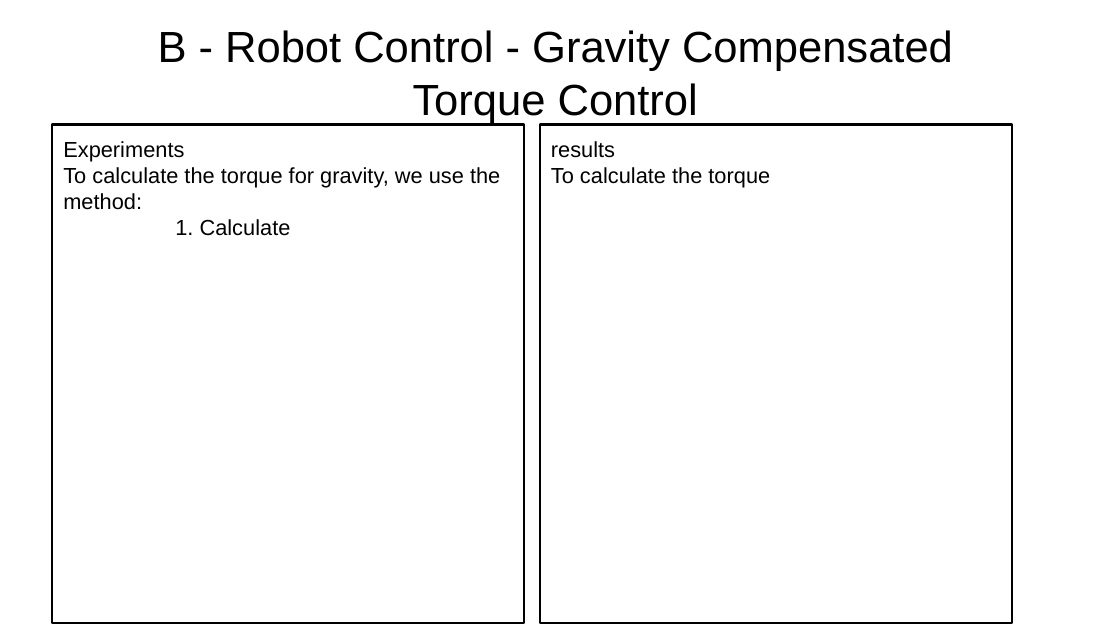
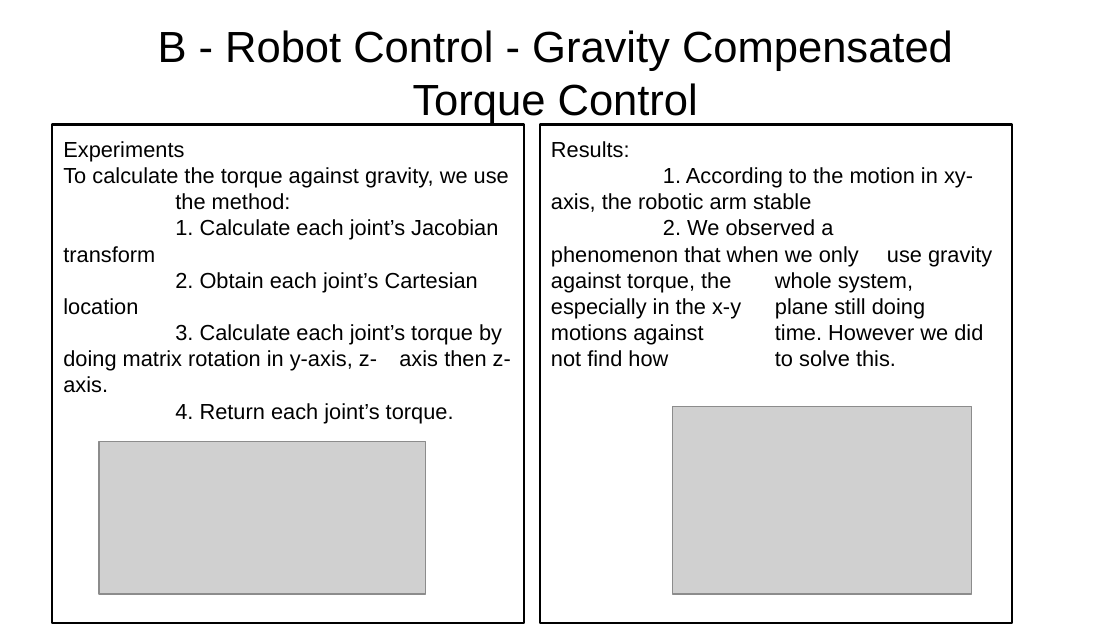
Before and after one commit to HanqinDu/IVR, a slide deck: slide 6 of IVR_assignment_template.pptx (slide 5 before the commit). Drawn at 1120x630 pixels with LibreOffice and Linux fonts; fonts in the diff are those of the drawing; grey boxes stand for pictures. Boxes give left, top, right and bottom in pixels: in the first picture for what was removed or moved away, otherwise in the second. Text is boxed around its words. In the diff, an @@ line names an element or a change of style, - is before the commit and + after.

```diff
--- a/IVR_assignment_template.pptx
+++ b/IVR_assignment_template.pptx
@@ text in rectangle at (x1=551, y1=141, x2=992, y2=367): text changed @@
-results
-To calculate the torque
+Results:
+1. According to the motion in xy- axis, the robotic arm stable
+2. We observed a phenomenon that when we only use gravity against torque, the whole system, especially in the x-y plane still doing motions against time. However we did not find how to solve this.
@@ text in rectangle at (x1=63, y1=167, x2=511, y2=423): text changed @@
-To calculate the torque for gravity, we use the method:
-1. Calculate
+To calculate the torque against gravity, we use the method:
+1. Calculate each joint’s Jacobian transform
+2. Obtain each joint’s Cartesian location
+3. Calculate each joint’s torque by doing matrix rotation in y-axis, z- axis then z-axis.
+4. Return each joint’s torque.
@@ picture added at (x1=673, y1=407, x2=972, y2=595) @@
@@ picture added at (x1=99, y1=441, x2=426, y2=594) @@
```
Also in this commit, not shown: 4 other slides changed, 1 slide added.
